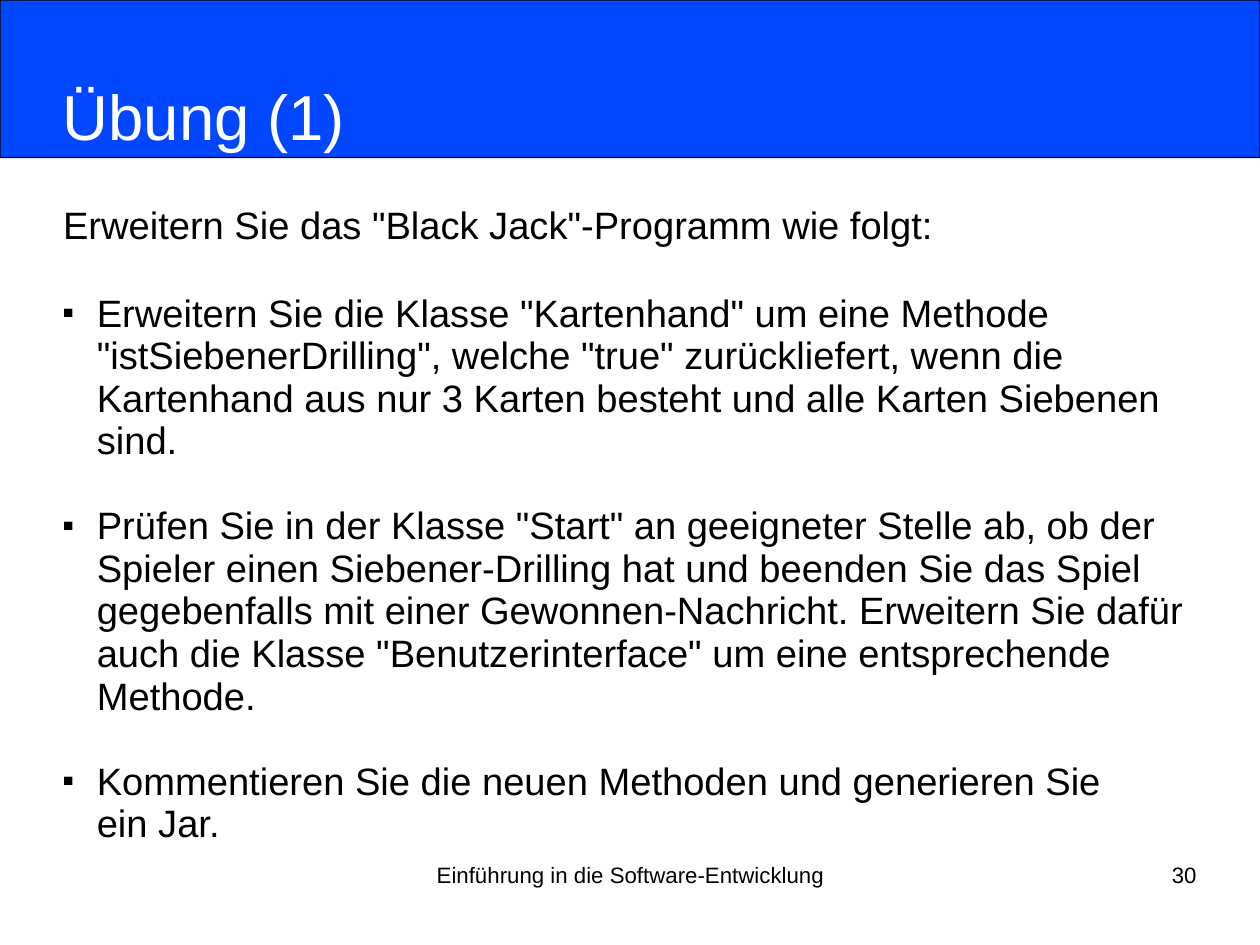
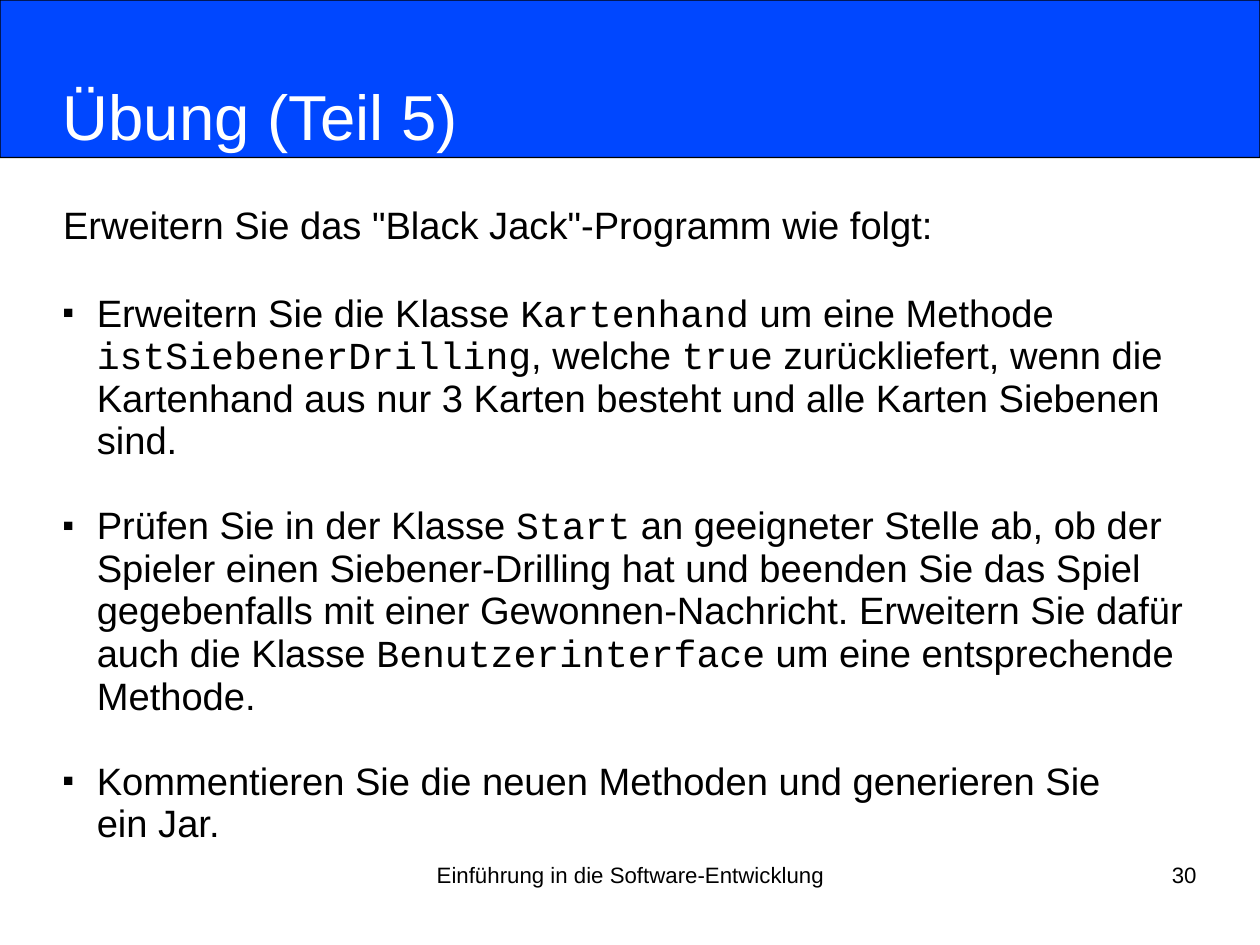
Before and after one commit to nordakademie-einfuehrung-java/vorlesungsskript, a slide deck: slide 30 of folien/Semester_04_Termin_01_Kapitel09.pptx. Drawn at 1260x945 pixels with LibreOffice and Linux fonts; fonts in the diff are those of the drawing. Boxes give left, top, right and bottom in pixels: in the first picture for what was removed or moved away, otherwise in the second. Text is boxed around its words. In the diff, an @@ line names an element or a change of style, - is before the commit and + after.

```diff
--- a/folien/Semester_04_Termin_01_Kapitel09.pptx
+++ b/folien/Semester_04_Termin_01_Kapitel09.pptx
@@ title at [63,90,457,152]: text changed @@
-Übung (1)
+Übung (Teil 5)
@@ subtitle at [97,299,1183,711]: text changed @@
-■ Erweitern Sie die Klasse "Kartenhand" um eine Methode
-  "istSiebenerDrilling", welche "true" zurückliefert, wenn die
-  Kartenhand aus nur 3 Karten besteht und alle Karten Siebenen
-  sind.
-■ Prüfen Sie in der Klasse "Start" an geeigneter Stelle ab, ob der
-  Spieler einen Siebener-Drilling hat und beenden Sie das Spiel
-  gegebenfalls mit einer Gewonnen-Nachricht. Erweitern Sie dafür
-  auch die Klasse "Benutzerinterface" um eine entsprechende
-  Methode.
+■ Erweitern Sie die Klasse Kartenhand um eine Methode
+  istSiebenerDrilling, welche true zurückliefert, wenn die
+  Kartenhand aus nur 3 Karten besteht und alle Karten Siebenen
+  sind.
+■ Prüfen Sie in der Klasse Start an geeigneter Stelle ab, ob der
+  Spieler einen Siebener-Drilling hat und beenden Sie das Spiel
+  gegebenfalls mit einer Gewonnen-Nachricht. Erweitern Sie dafür
+  auch die Klasse Benutzerinterface um eine entsprechende
+  Methode.
```
Also in this commit, not shown: 10 other slides changed, 2 slides removed, 4 other files.
